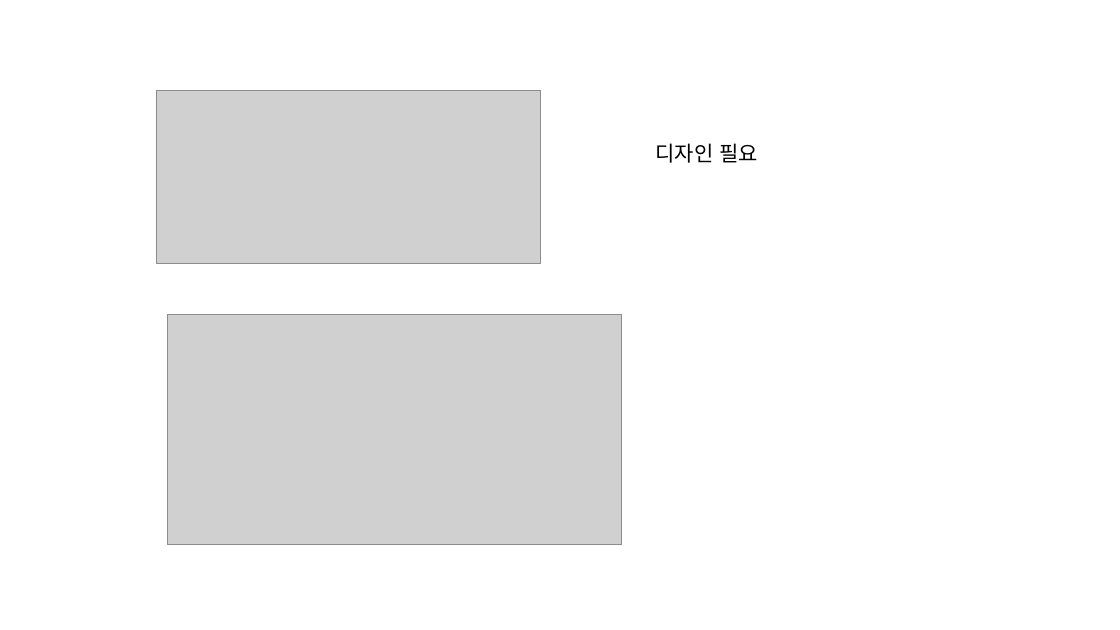
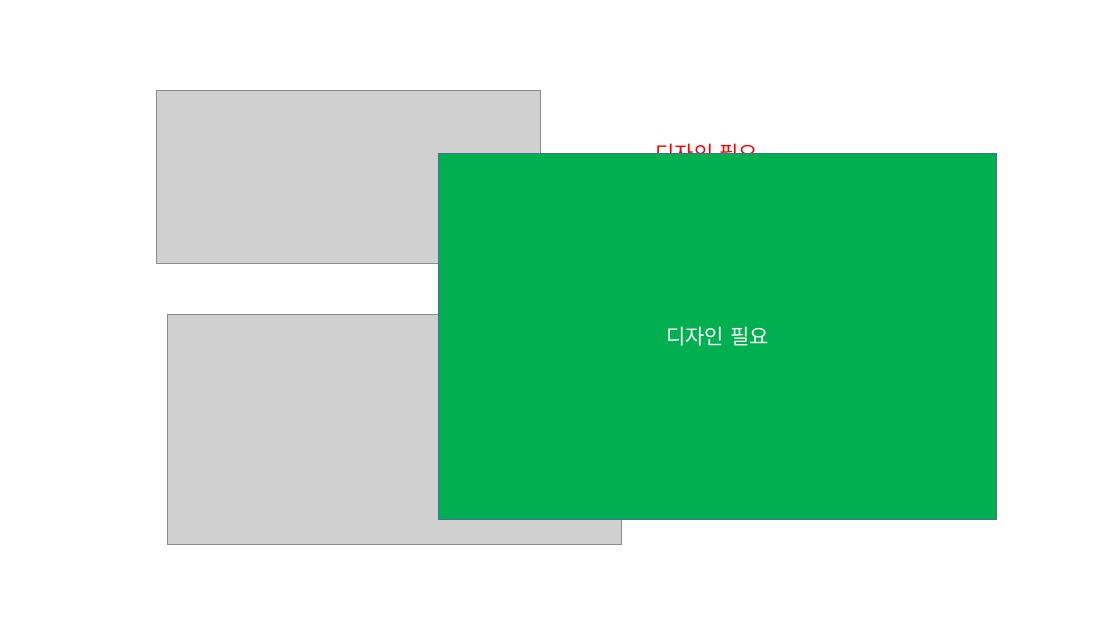
Before and after one commit to jeoungGyy/sejong, a slide deck: slide 10 of ppt/04-03.pptx. Drawn at 1120x630 pixels with LibreOffice and Linux fonts; fonts in the diff are those of the drawing; grey boxes stand for pictures. Boxes give left, top, right and bottom in pixels: in the first picture for what was removed or moved away, otherwise in the second. Text is boxed around its words. In the diff, an @@ line names an element or a change of style, - is before the commit and + after.

```diff
--- a/ppt/04-03.pptx
+++ b/ppt/04-03.pptx
@@ text "디자인 필요" at (655, 140, 758, 166): text colour #000000 to #FF0000 @@
@@ rectangle added at (439, 154, 996, 519), fill #00B050, outline #43739E 1 pt, 18 pt, text #FFFFFF @@
+디자인 필요
```
Also in this commit, not shown: 1 other slide changed, 6 slides added, 9 slides removed, 13 other files.
